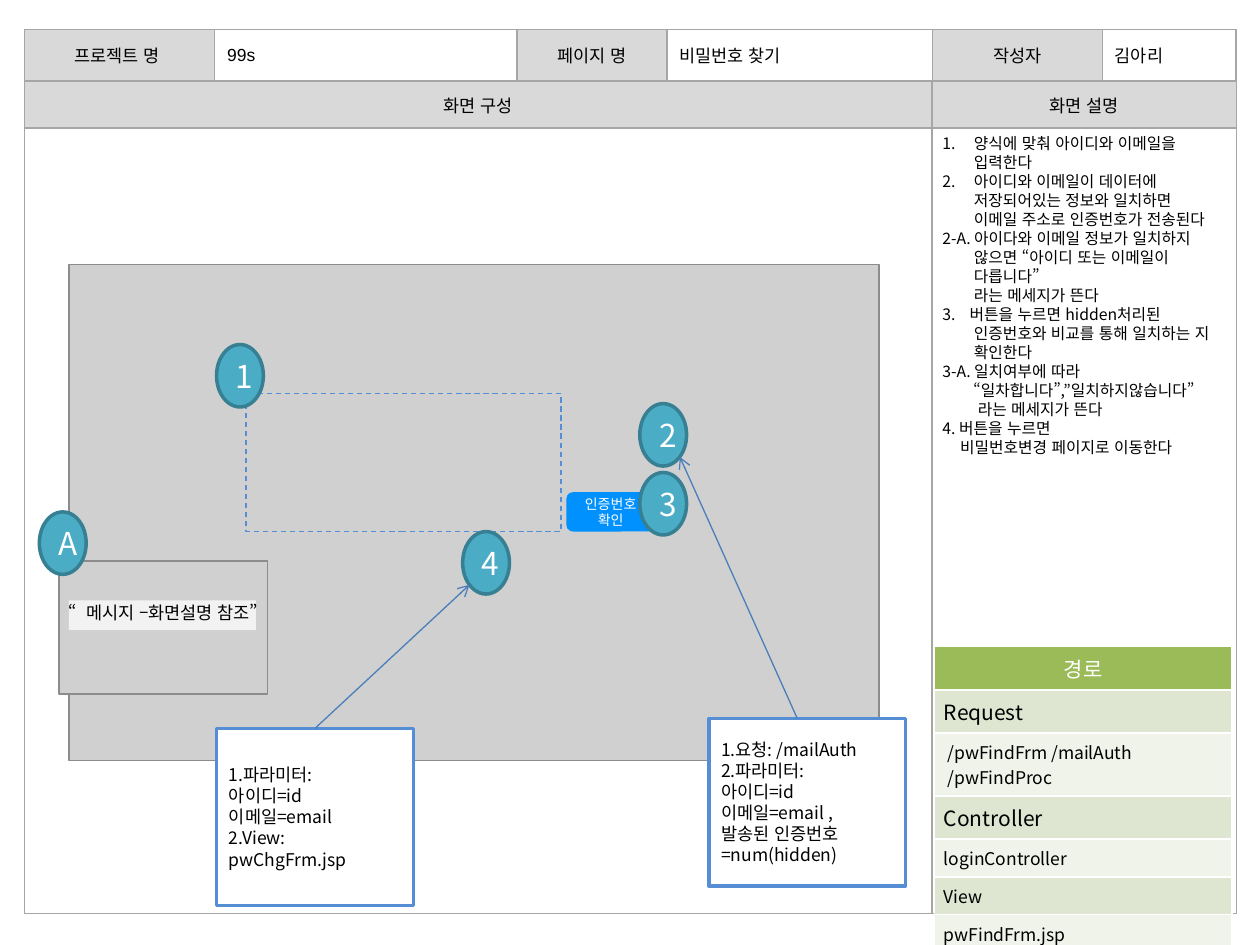
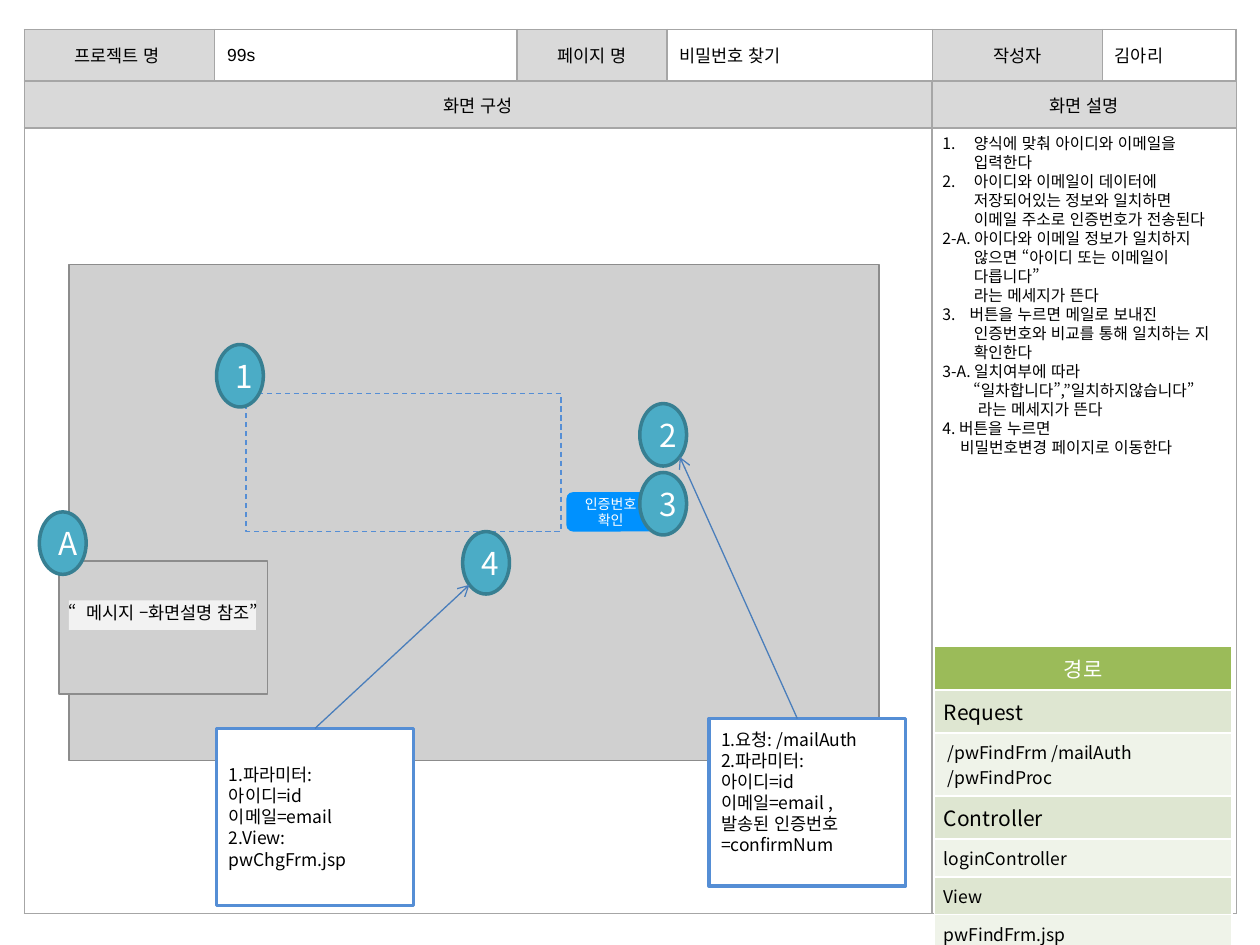
Before and after one commit to banana1531/ggs, a slide deck: slide 6 of doc/0.공용폴더/07 스토리보드/스토리보드 - 로그인관련(김아리).pptx. Drawn at 1260x945 pixels with LibreOffice and Linux fonts; fonts in the diff are those of the drawing; grey boxes stand for pictures. Boxes give left, top, right and bottom in pixels: in the first picture for what was removed or moved away, otherwise in the second. Text is boxed around its words. In the diff, an @@ line names an element or a change of style, - is before the commit and + after.

```diff
--- a/doc/0.공용폴더/07 스토리보드/스토리보드 - 로그인관련(김아리).pptx
+++ b/doc/0.공용폴더/07 스토리보드/스토리보드 - 로그인관련(김아리).pptx
@@ text at (942, 307, 1158, 322): text changed @@
-3. 버튼을 누르면 hidden처리된
+3. 버튼을 누르면 메일로 보내진
@@ text in rectangle at (721, 815, 838, 852): text changed @@
-발송된 인증번호 =num(hidden)
+발송된 인증번호 =confirmNum
```
Also in this commit, not shown: 4 other slides changed, 1 other file.
